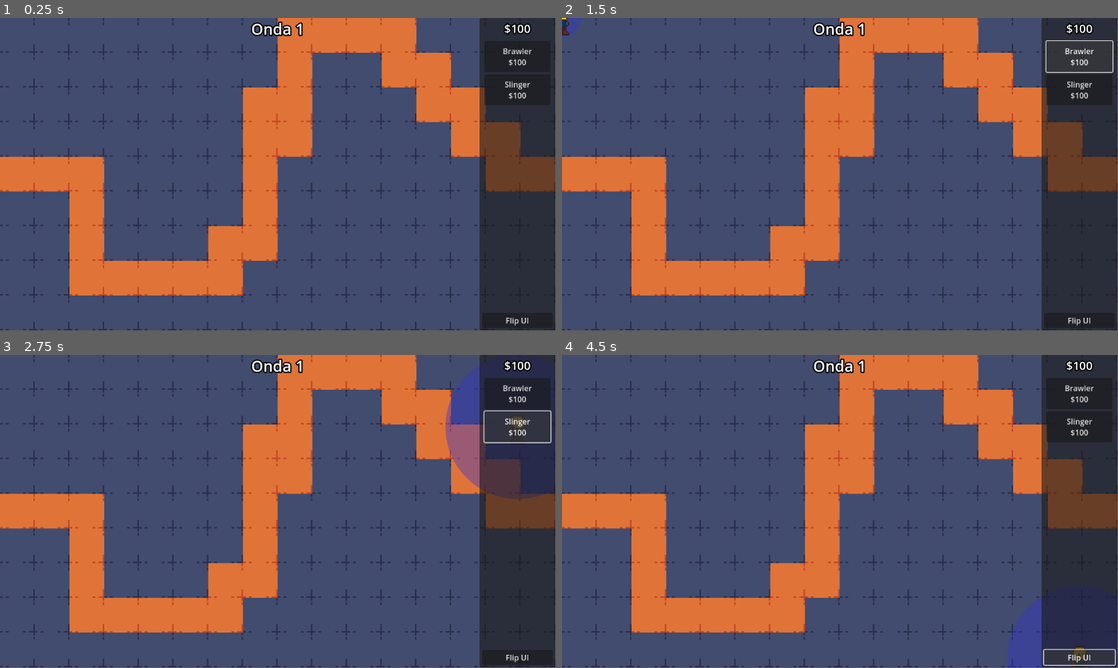
Above: before the commit, frames 1-4 (two rows, left to right).
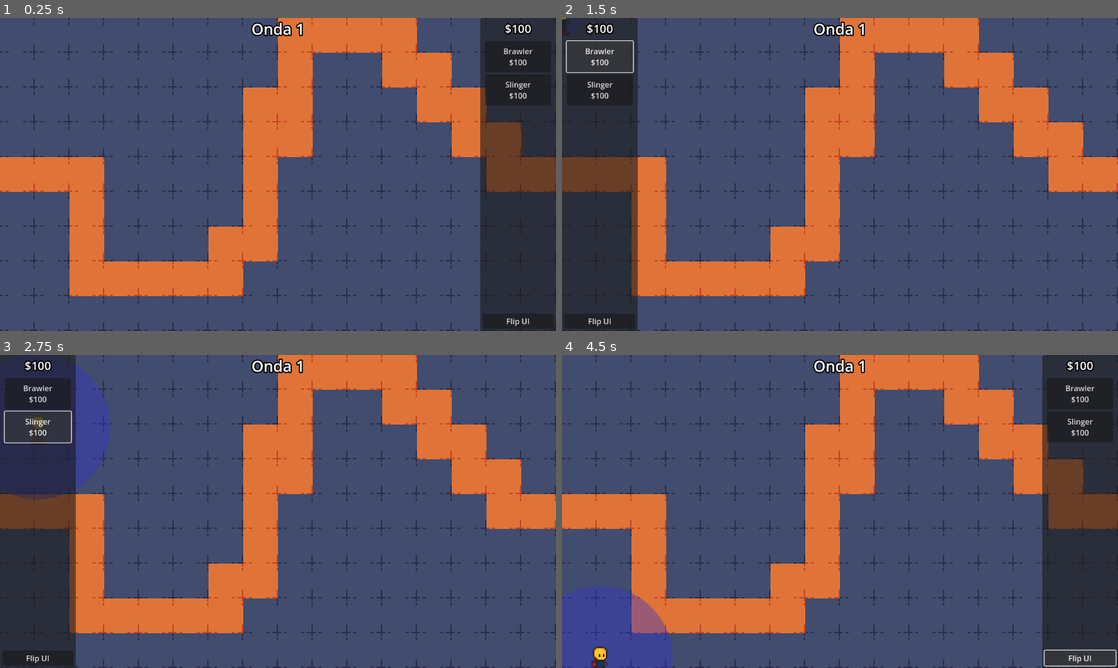
Above: after the commit, the same moments.

Repository: TheSmileyDroid/gunslingers
Game: Godot game, scene res://scenes/maps/test.tscn
Same seed, same stepped clock (60 frames per second), same inputs: the game is played once before the commit and once after it.
Inputs:
- Up to frame 1 (0.25 s): no input
- Up to frame 2 (1.5 s): click "Flip UI" at 0.5 s; click "Brawler $100" at 1.25 s
- Up to frame 3 (2.75 s): click "Slinger $100" at 2 s
- Up to frame 4 (4.5 s): click "Brawler $100" at 2.75 s; click "Slinger $100" at 3.5 s; click "Flip UI" at 4.25 s
In our replay, the window is 799x449 before the commit and 800x450 after it. These sizes can differ from the game's own. Grey fills any space a smaller window leaves; there, only what the larger window draws over its background counts as a difference.

The runs differ from the first frame. In frame 1, 2.2% of the frame differs, in the area x 0-100%, y 0-100%; in frame 2, 28%; in frame 3, 32%; in frame 4, 7.8%.
Error before the commit: Invalid access to property or key 'position' on a base object of type 'null instance'. (res://scenes/ui/ui.gd:32)

Commit message:
feat: Ajusta configurações de janela e aprimora lógica de UI para melhor responsividade

Diff:
--- a/project.godot
+++ b/project.godot
@@ -24,6 +24,9 @@
 
 [display]
 
+window/size/initial_position_type=3
+window/stretch/mode="canvas_items"
+window/stretch/scale_mode="integer"
 mouse_cursor/custom_image="res://assets/mouse/hand_point.png"
 mouse_cursor/custom_image_hotspot=Vector2(8, 8)
 
@@ -46,3 +49,4 @@
 [rendering]
 
 textures/canvas_textures/default_texture_filter=3
+2d/snap/snap_2d_transforms_to_pixel=true
--- a/scenes/ui/ui.gd
+++ b/scenes/ui/ui.gd
@@ -29,11 +29,11 @@
 
 
 func _on__flip_button_pressed() -> void:
-	if $PanelContainer.position.x == 0:
-		$PanelContainer.position.x = get_viewport_rect().size.x - $PanelContainer.size.x
-		print(get_viewport_rect().size.x - $PanelContainer.size.x)
+	if %PanelContainer.position.x == 0:
+		%PanelContainer.position.x = get_viewport_rect().size.x - %PanelContainer.size.x
+		print(get_viewport_rect().size.x - %PanelContainer.size.x)
 	else:
-		$PanelContainer.position.x = 0
+		%PanelContainer.position.x = 0
 
 func on_cash_changed(cash: int):
 	%Cash.text = "$" + str(cash)
--- a/scenes/ui/ui.tscn
+++ b/scenes/ui/ui.tscn
@@ -25,6 +25,7 @@
 [node name="CanvasLayer" type="CanvasLayer" parent="."]
 
 [node name="PanelContainer" type="PanelContainer" parent="CanvasLayer"]
+unique_name_in_owner = true
 anchors_preset = 11
 anchor_left = 1.0
 anchor_right = 1.0
